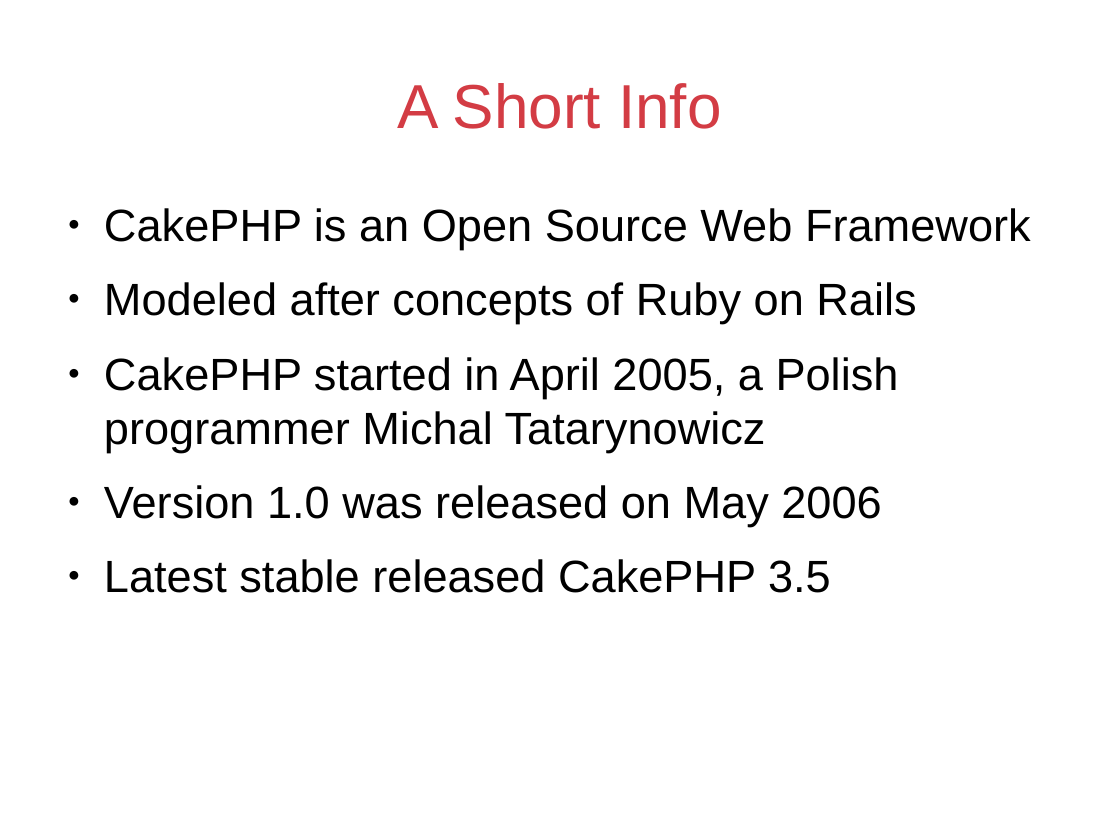
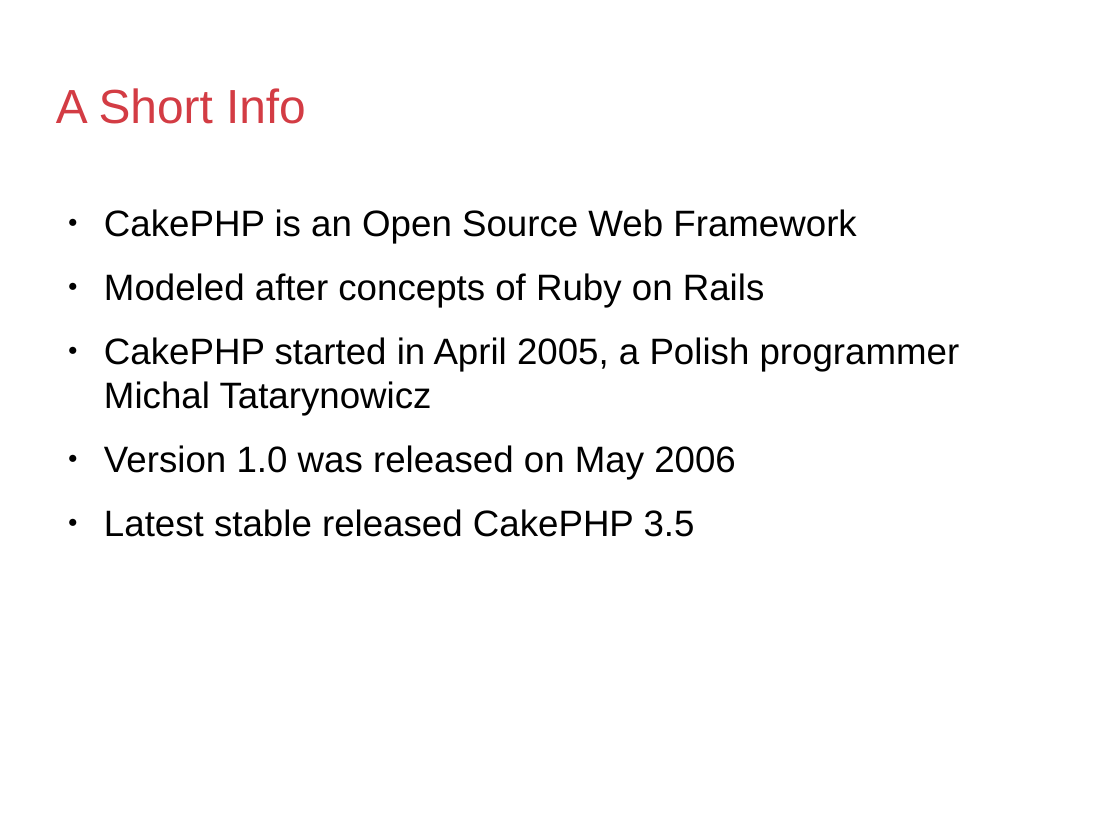
Before and after one commit to ziyed/CakePHP3.5-Session, a slide deck: slide 2 of cakephp3.5.odp. Drawn at 1120x840 pixels with LibreOffice and Linux fonts; fonts in the diff are those of the drawing; background and template pictures are left out. Boxes give left, top, right and bottom in pixels: in the first picture for what was removed or moved away, otherwise in the second. Text is boxed around its words. In the diff, an @@ line names an element or a change of style, - is before the commit and + after.

```diff
--- a/cakephp3.5.odp
+++ b/cakephp3.5.odp
@@ title "A Short Info" moved from (x1=398, y1=83, x2=721, y2=129) to (x1=56, y1=88, x2=306, y2=124) @@
@@ title "A Short Info" at (x1=56, y1=88, x2=306, y2=124): size 44 to 33.9 pt; alignment centre to left @@
@@ text "CakePHP is an Open Source ..." at (x1=104, y1=209, x2=960, y2=537): size 32 to 26 pt @@
```
Also in this commit, not shown: 6 other slides changed, 2 slides added, 11 other files.
